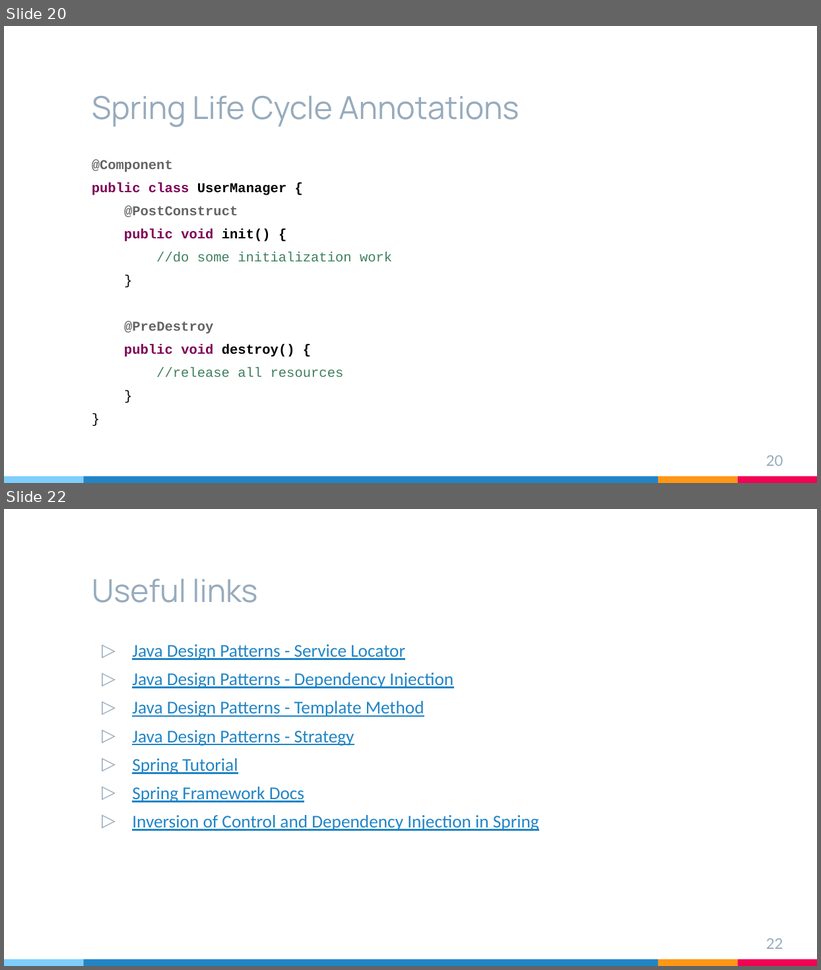
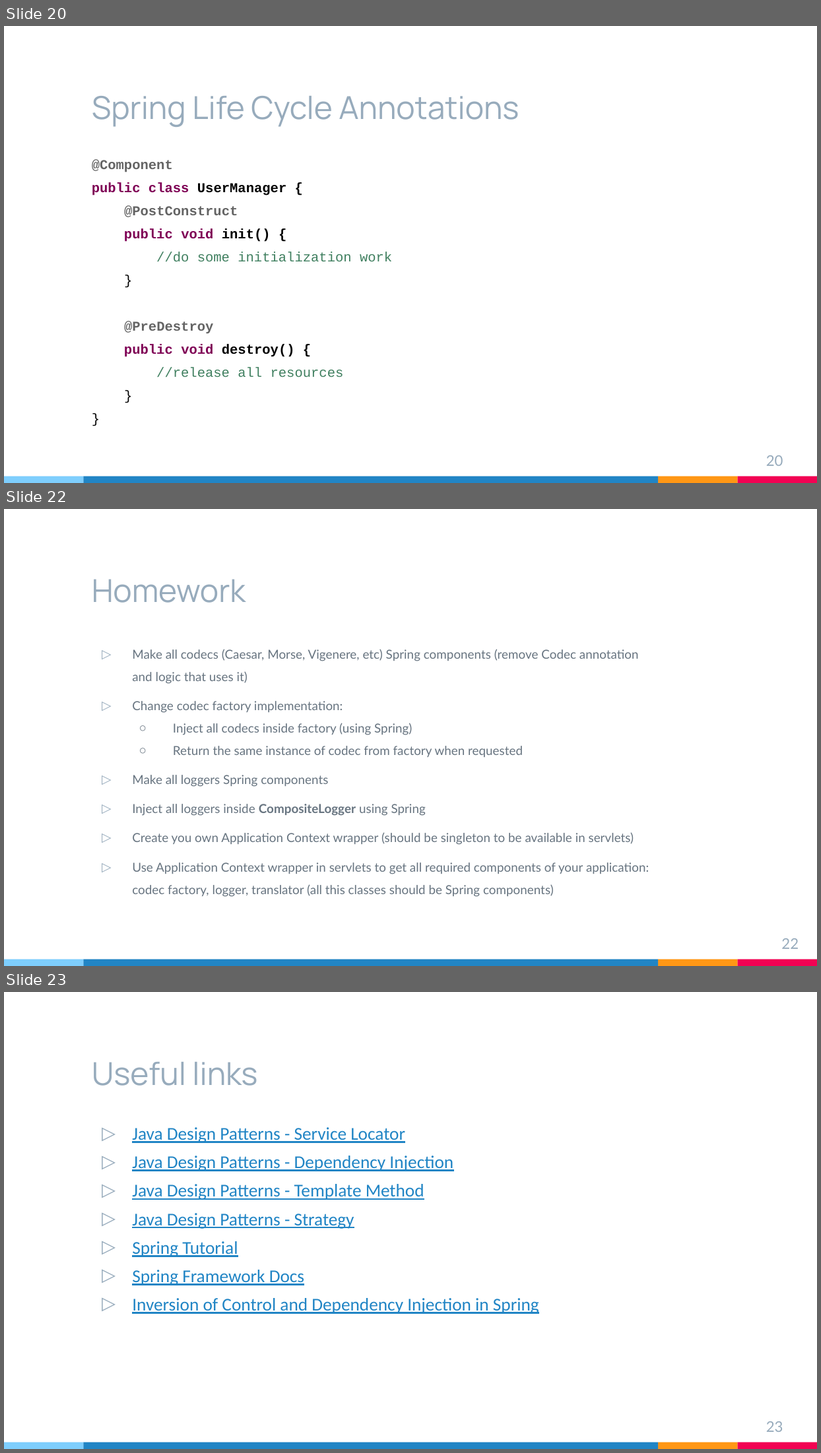
Before and after one commit to brahinets/GeekHub-J4W-9, a slide deck: Lectures/Lesson 16 - Spring Framework.pptx. Shown one above the other, each under a label of ours: slides 20 and 22 before the commit, slides 20, 22 and 23 after it; the slides between them are not shown. The pictures are 821x970 and 821x1453 pixels, drawn with LibreOffice and Linux fonts; fonts in the diff are those of the drawing. Boxes give left, top, right and bottom in pixels: in the first picture for what was removed or moved away, otherwise in the second. Text is boxed around its words. In the diff, an @@ line names an element or a change of style, - is before the commit and + after.

Commit message:
L16 Added homework into presentation

```diff
--- a/Lectures/Lesson 16 - Spring Framework.pptx
+++ b/Lectures/Lesson 16 - Spring Framework.pptx
@@ slide 22 added at <box>4,509,817,966</box>, background #FFFFFF; not listed: 4 template elements that a slide beside it also shows @@
@@ rectangle added at <box>4,512,16,537</box>, fill #FFFFFF @@
@@ title added at <box>92,579,246,603</box>, 28 pt, text #97ABBC @@
+Homework
@@ text added at <box>132,649,649,897</box>, 11 pt, text #677480 @@
+▷ Make all codecs (Caesar, Morse, Vigenere, etc) Spring components (remove Codec annotation and logic that uses it)
+▷ Change codec factory implementation:
+  ○ Inject all codecs inside factory (using Spring)
+  ○ Return the same instance of codec from factory when requested
+▷ Make all loggers Spring components
+▷ Inject all loggers inside CompositeLogger using Spring
+▷ Create you own Application Context wrapper (should be singleton to be available in servlets)
+▷ Use Application Context wrapper in servlets to get all required components of your application: codec factory, logger, translator (all this classes should be Spring components)
@@ page number added at <box>781,939,799,949</box>, 13 pt, text #97ABBC @@
+22
@@ what was slide 22 is now slide 23 @@
@@ page number at <box>766,1422,783,1432</box>: text changed @@
-22
+23
```
Also in this commit, not shown: 1 other slide added, 1 slide removed.
